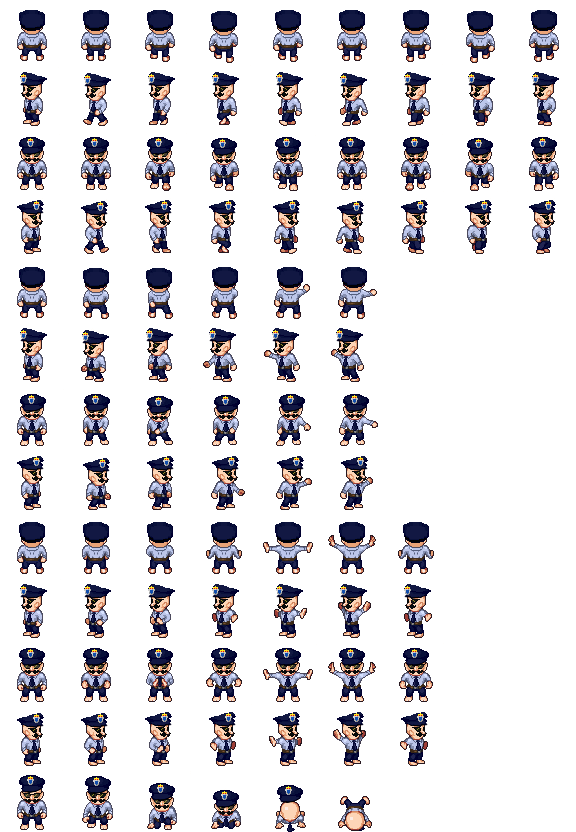
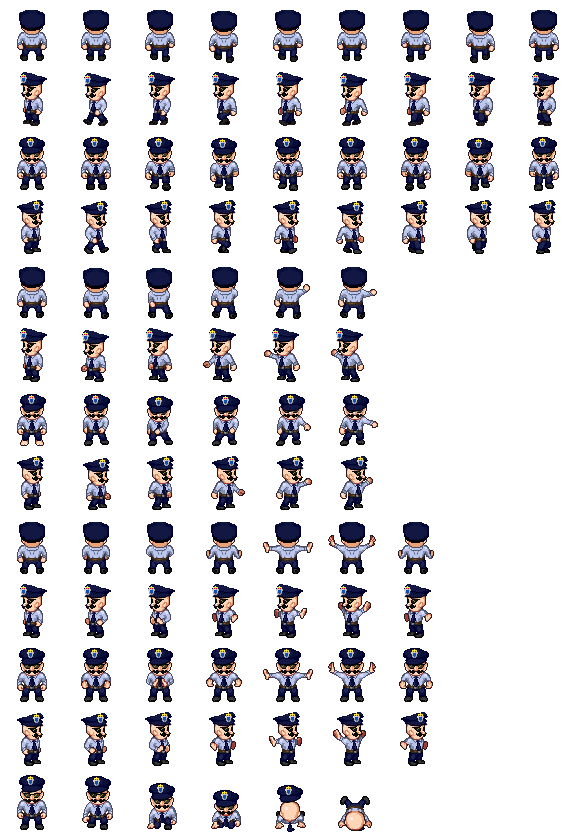
The second (576, 832) image is a revision of the first. Changes to its layers:
added layer "Shoes" above "BaseOK" over [20, 53, 554, 190]
painted on "BaseOK" over [20, 183, 554, 830]
